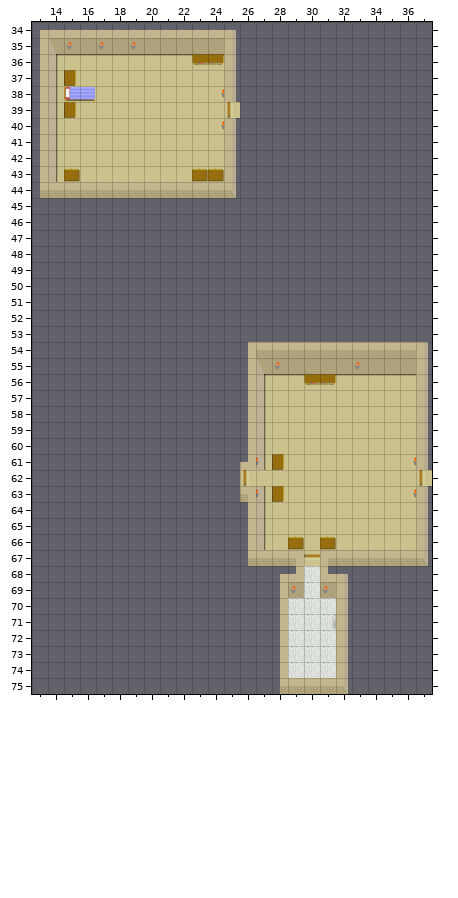
One commit to this Tiled map: android/assets/Maps/area1/newtilesroomwip.tmx. Above, as it was before the edit.
Cells are 64x64 px. Shown: x 13..37, y 34..75.
Once edited:
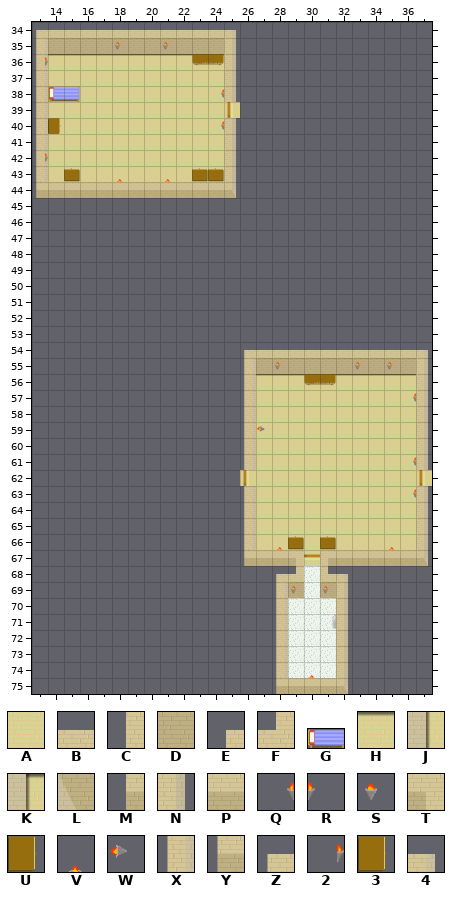
Key: from "NewTiles": A 20 "fwfwffe", B 22 "down", C 23 "dance", D 24 "wefwfwf", E 25 "fefwefwfegb eb", F 39 "fawf2f2f2", G 40 "beddy", H 49 "fwfwffe - Copy (2)", J 54 "fwfwffe - Copy", K 55 "fwfwffe - Copy - Copy", L 57 "cornerme", M 58 "wbwwbbw", N 65 "edgy", P 67 "gurglemouthwash", Q 82 "sprite_2", R 88 "fireleft3", S 91 "fire_on_the_wall1", T 101 "corneredbb", U 103 "drawer_right", V 106 "facingwall1", W 116 "fireontherealleft1", X 122 "edgeme", Y 126 "cornerstone", Z 127 "topcornerstone", 2 134 "fireleft1", 3 139 "drawer_right", 4 141 "topcornerpeice".
_ is an empty cell, . an unchanged one.
Changes in this commit:
layer "Background" opacity 87% -> 99%
--- layer "Background"
@@ x 13..15 @@
-34 E..
-35 CL.
-36 CK.
-37 CJ.
-38 CJA
-39 CJ.
-40 CJ.
-41 CJ.
-42 CJ.
-43 CJ.
-44 M..
+34 Z..
+35 XD.
+36 XH.
+37 XA.
+38 XDD
+39 XA.
+40 XA.
+41 XA.
+42 XA.
+43 XA.
+44 Y..
@@ x 26..37 @@
-54 CPPPPPPPPPPN
-55 CL..........
-56 CK..........
-57 CJ..........
-58 CJ..........
-59 CJ..........
-60 CJ..........
-61 FJ..........
+54 ZBBBBBBBBBB4
+55 XD..........
+56 XH..........
+57 XA..........
+58 XA..........
+59 XA..........
+60 XA..........
+61 XA..........
@@ x 26..28 @@
-63 TJ.
-64 CJ.
-65 CJ.
-66 CJ.
-67 M..
-68 ..E
-69 ..C
-70 ..C
-71 ..C
-72 ..C
-73 ..C
-74 ..C
-75 ..M
+63 XA.
+64 XA.
+65 XA.
+66 XA.
+67 Y..
+68 ..Z
+69 ..X
+70 ..X
+71 ..X
+72 ..X
+73 ..X
+74 ..X
+75 ..Y
--- layer "Foreground"
@@ x 13..21 @@
-35 ..S.S_S._
-36 _........
-37 ..U......
-38 ._G......
-39 ..U......
-40 ._.......
+35 .._._S_.S
+36 2........
+37 .._......
+38 .G_......
+39 .._......
+40 .3.......
@@ x 13..21 @@
-42 _........
-43 ....._.._
+42 2........
+43 .....V..V
@@ x 35..35 @@
-55 _
+55 S
@@ x 36..36 @@
-57 _
+57 Q
@@ x 27..27 @@
-59 _
+59 W
@@ x 27..28 @@
-61 RU
+61 __
@@ x 27..28 @@
-63 RU
+63 __
@@ x 28..35 @@
-66 _......_
+66 V......V
@@ x 30..30 @@
-74 _
+74 V
